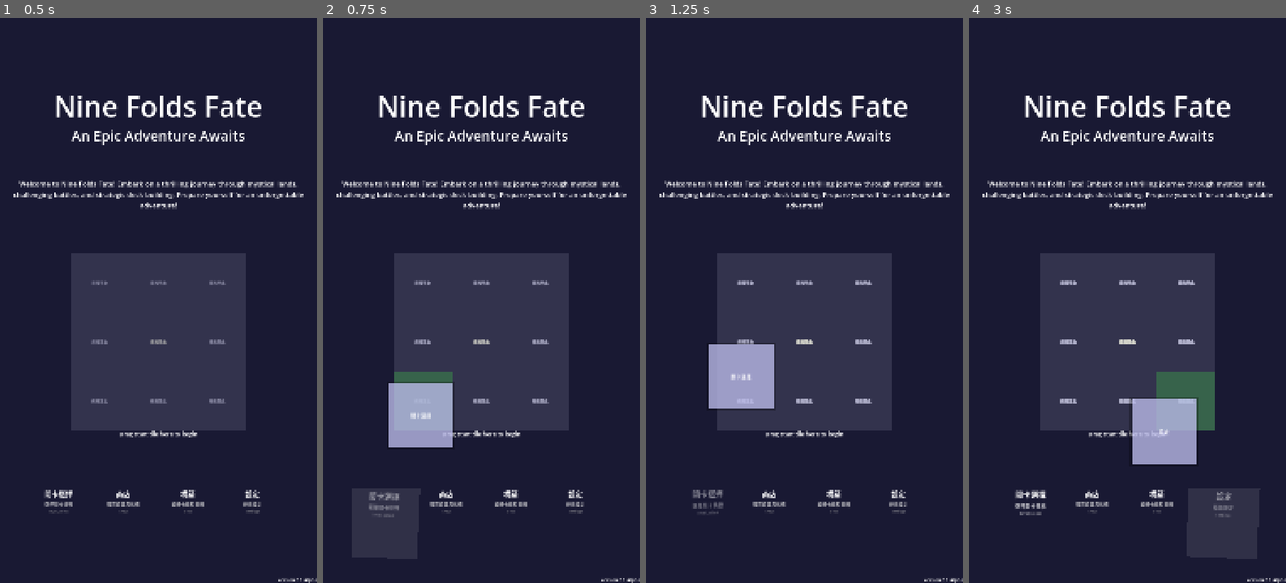
Above: before the commit, frames 1-4 (left to right).
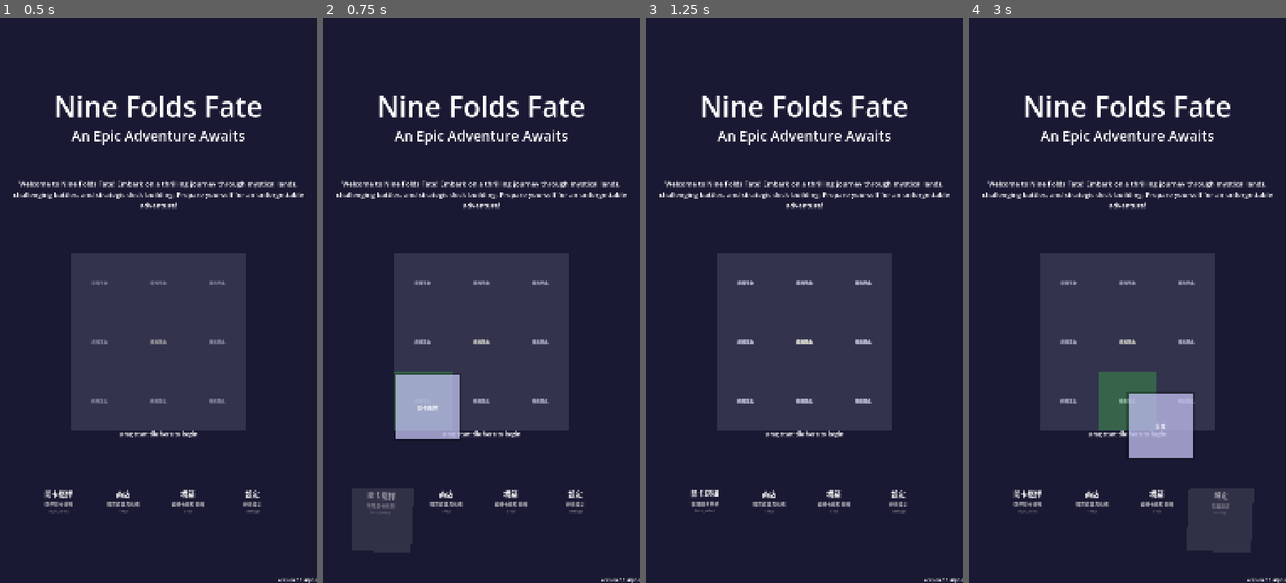
Above: after the commit, the same moments.

Repository: Chenredfish/Ninefold_Fate
Game: Godot game, scene res://scripts/scenes/level_selection.tscn
Same seed, same stepped clock (60 frames per second), same inputs: the game is played once before the commit and once after it. This scene is started directly instead of the project's main scene.
Inputs (mouse positions are in pixels of both pictures, inside the frame that each line leads up to):
- Up to frame 1 (0.5 s): no input
- Up to frame 2 (0.75 s): tap Enter (ui_accept) at 0.5 s; drag from (383, 520) to (513, 176) at 0.52 s
- Up to frame 3 (1.25 s): no input
- Up to frame 4 (3 s): drag from (1092, 520) to (1111, 413) at 1.27 s; move the mouse to (1156, 520) at 2.02 s; tap 2 at 2.1 s; click (1156, 520) at 2.17 s; drag from (1222, 520) to (1032, 215) at 2.77 s

Frame 1 is identical in both runs. In frame 2, 1.4% of the frame differs, in the area x 13-44%, y 62-89%; in frame 3, 2.6%; in frame 4, 3.6%, in the area x 13-84%, y 46-89%.

Commit message:
Refactor damage calculation in Hero class and improve drag-and-drop visual feedback in DragDropManager

Diff:
--- a/scripts/components/Hero.gd
+++ b/scripts/components/Hero.gd
@@ -35,44 +35,18 @@
 func _get_health_bar_color() -> Color:
 	return Color.GREEN
 
-func take_damage(damage: int, damage_type: String = "normal", source: Node = null, emit_event: bool = true):
-	"""英雄受到傷害（包含技能系統介入）"""
-	if not is_alive:
-		return
-
-	# 技能系統介入傷害計算
-	var damage_info = {
-		"base_damage": damage,
-		"damage_type": damage_type,
-		"source": source,
-		"target": self
-	}
-
+func _calculate_damage(damage: int, damage_type: String, source: Node) -> int:
+	"""覆寫父類：讓技能系統介入傷害計算，父類 take_damage() 流程保持不變"""
 	if skill_component and skill_component.has_method("modify_incoming_damage"):
+		var damage_info = {
+			"base_damage": damage,
+			"damage_type": damage_type,
+			"source": source,
+			"target": self
+		}
 		damage_info = skill_component.modify_incoming_damage(damage_info)
-
-	var actual_damage = damage_info.get("base_damage", damage)
-
-	# 調用父類的傷害處理（但跳過重複計算）
-	var old_hp = current_hp
-	current_hp = max(0, current_hp - actual_damage)
-
-	print("[Hero] ", character_name, " 受到 ", actual_damage, " 點傷害，剩餘HP: ", current_hp)
-
-	# 更新UI
-	_update_ui()
-
-	# 觸發動畫
-	_play_damage_animation()
-
-	# 發送信號和事件
-	health_changed.emit(self, old_hp, current_hp)
-	if emit_event and EventBus:
-		EventBus.damage_dealt.emit(source, self, actual_damage, damage_type)
-
-	# 檢查是否死亡
-	if current_hp <= 0:
-		die()
+		return damage_info.get("base_damage", damage)
+	return damage
 
 func get_character_info() -> Dictionary:
 	"""獲取英雄資訊"""
--- a/scripts/scenes/level_selection.gd
+++ b/scripts/scenes/level_selection.gd
@@ -105,7 +105,7 @@
 	for i in range(3):
 		for j in range(3):
 			var drop_zone = DropZone.new()
-			drop_zone.position = Vector2(i * 200, j * 200)
+			drop_zone.position = Vector2(j * 200, i * 200)
 			drop_zone.size = Vector2(200, 200)
 			drop_zone.set_accepted_types(["level", "back_level", "main_menu", "confirm_level"])
 			unified_confirm_grid.add_child(drop_zone)
--- a/scripts/skills/FireMasterySkill.gd
+++ b/scripts/skills/FireMasterySkill.gd
@@ -19,11 +19,8 @@
 		damage_info["boost_source"] = skill_name
 
 		# 發送事件通知
-		var scene_tree = Engine.get_main_loop() as SceneTree
-		if scene_tree and scene_tree.current_scene:
-			var eb = scene_tree.get_first_node_in_group("autoload_eventbus")
-			if eb and eb.has_signal("ability_triggered"):
-				eb.ability_triggered.emit(skill_id, owner, null)
+		if EventBus and EventBus.has_signal("ability_triggered"):
+			EventBus.ability_triggered.emit(skill_id, owner, null)
 
 		print("[FireMastery] 火屬性傷害從 ", original_damage, " 提升到 ", boosted_damage)
 
--- a/scripts/state_machine/BaseStateMachine.gd
+++ b/scripts/state_machine/BaseStateMachine.gd
@@ -167,10 +167,14 @@
 	# 獲取倒數第二個狀態（因為最後一個是當前狀態）
 	var previous_state_id = state_history[state_history.size() - 2]
 
-	# 從歷史中移除最後兩個狀態（避免重複添加）
+	# 先備份歷史，轉換失敗時還原，避免歷史被破壞
+	var saved_history = state_history.duplicate()
 	state_history = state_history.slice(0, state_history.size() - 2)
 
-	return transition_to(previous_state_id, data)
+	var success = transition_to(previous_state_id, data)
+	if not success:
+		state_history = saved_history
+	return success
 
 # 獲取所有狀態ID列表
 func get_all_state_ids() -> Array[String]:
--- a/scripts/state_machine/BattleStateMachine.gd
+++ b/scripts/state_machine/BattleStateMachine.gd
@@ -361,9 +361,9 @@
 		var enemies_data = level_data.get("enemies", [])
 		state_machine.enemies_scenes = state_machine.create_enemies_from_data(enemies_data)
 
-		# 根據實際創建的敵人數量設定 enemies_remaining
-		# 這個是錯誤的，因為敵人不會一次全部出現
-		state_machine.enemies_remaining = level_data.get("enemies").size()
+		# enemies_remaining = 敵人總數；_on_enemy_defeated 每次扣 1
+		# 場上全滅且 enemies_remaining > 0 → 載入下一波；= 0 → 勝利
+		state_machine.enemies_remaining = enemies_data.size()
 
 		# 設置初始手牌
 		state_machine.setup_initial_hand(deck_data)
--- a/scripts/ui/tiles/LevelTile.gd
+++ b/scripts/ui/tiles/LevelTile.gd
@@ -307,48 +307,40 @@
 		_:
 			return Color.WHITE
 
+# 從 level_data 取第一個敵人的 ID（共用邏輯）
+func _get_first_enemy_id() -> String:
+	var enemies_list = level_data.get("enemies", [])
+	if enemies_list.is_empty():
+		return ""
+	var enemy_info = enemies_list[0]
+	if enemy_info is String:
+		return enemy_info
+	elif enemy_info is Dictionary:
+		var eid = enemy_info.get("id", "")
+		if eid == "":
+			eid = enemy_info.get("enemy_id", "")
+		return eid
+	return ""
+
 # 獲取元素文字
 func get_element_text() -> String:
-	enemies = level_data.get("enemies", [])
-	if enemies.size() > 0:
-		var enemy_info = enemies[0]
-		var enemy_id = ""
-
-		# 處理兩種格式:純字串或字典
-		if enemy_info is String:
-			enemy_id = enemy_info
-		elif enemy_info is Dictionary:
-			enemy_id = enemy_info.get("id", "")
-			if enemy_id == "":
-				enemy_id = enemy_info.get("enemy_id", "")
-
-		if enemy_id != "" and ResourceManager:
-			var enemy_data = ResourceManager.get_enemy_data(enemy_id)
-			if enemy_data.size() > 0:
-				var element = enemy_data.get("element", "")
-				print("[LevelTile] 敵人ID：", enemy_id, " 元素：", element)
-				return get_element_display_name(element)
+	var enemy_id = _get_first_enemy_id()
+	if enemy_id != "" and ResourceManager:
+		var enemy_data = ResourceManager.get_enemy_data(enemy_id)
+		if enemy_data.size() > 0:
+			var element = enemy_data.get("element", "")
+			print("[LevelTile] 敵人ID：", enemy_id, " 元素：", element)
+			return get_element_display_name(element)
 	return "無"
 
 # 獲取元素顏色
 func get_element_color() -> Color:
-	if enemies.size() > 0:
-		var enemy_info = enemies[0]
-		var enemy_id = ""
-
-		# 處理兩種格式:純字串或字典
-		if enemy_info is String:
-			enemy_id = enemy_info
-		elif enemy_info is Dictionary:
-			enemy_id = enemy_info.get("id", "")
-			if enemy_id == "":
-				enemy_id = enemy_info.get("enemy_id", "")
-
-		if enemy_id != "" and ResourceManager:
-			var enemy_data = ResourceManager.get_enemy_data(enemy_id)
-			if enemy_data.size() > 0:
-				var element = enemy_data.get("element", "")
-				return get_element_display_color(element)
+	var enemy_id = _get_first_enemy_id()
+	if enemy_id != "" and ResourceManager:
+		var enemy_data = ResourceManager.get_enemy_data(enemy_id)
+		if enemy_data.size() > 0:
+			var element = enemy_data.get("element", "")
+			return get_element_display_color(element)
 	return Color.WHITE
 
 # 獲取元素顯示名稱
--- a/singletons/DragDropManager.gd
+++ b/singletons/DragDropManager.gd
@@ -36,7 +36,10 @@
 	# 創建拖拽預覽
 	create_drag_preview(tile)
 
-	# 設置原圖塊為半透明
+	# 重置所有 hover 視覺效果（scale / modulate / rotation 等，由各子類負責）
+	if tile.has_method("set_hover_effect"):
+		tile.set_hover_effect(false)
+	# 設為半透明表示正在拖曳
 	tile.modulate.a = 0.5
 
 	# 發送開始拖拽訊號
@@ -182,18 +185,22 @@
 	if current_dragging_tile == null or drag_preview == null:
 		return
 
-	# 回彈動畫
+	current_dragging_tile.modulate.a = 1.0
+
+	# 回彈位移動畫（暫時關閉）
+	# var tween = create_tween()
+	# var original_pos = current_dragging_tile.global_position
+	# var current_pos = drag_preview.global_position
+	# tween.tween_method(
+	# 	func(pos): if is_instance_valid(drag_preview): drag_preview.global_position = pos,
+	# 	current_pos,
+	# 	original_pos,
+	# 	0.4
+	# )
+	# tween.tween_callback(_finish_drag)
+
 	var tween = create_tween()
-	var original_pos = current_dragging_tile.global_position
-	var current_pos = drag_preview.global_position
-
-	# 彈性回到原位置
-	tween.tween_method(
-		func(pos): if is_instance_valid(drag_preview): drag_preview.global_position = pos,
-		current_pos,
-		original_pos + drag_offset,
-		0.4
-	)
+	tween.tween_interval(0.05)
 	tween.tween_callback(_finish_drag)
 
 # 創建成功粒子效果
@@ -219,7 +226,12 @@
 # 清理拖拽狀態
 func cleanup_drag():
 	if current_dragging_tile:
-		current_dragging_tile.modulate.a = 1.0
+		# 還原所有視覺效果（scale / modulate / rotation 等，由各子類負責）
+		if current_dragging_tile.has_method("set_hover_effect"):
+			current_dragging_tile.set_hover_effect(false)
+		else:
+			current_dragging_tile.modulate.a = 1.0
+			current_dragging_tile.scale = Vector2(1.0, 1.0)
 
 	if drag_preview:
 		drag_preview.queue_free()
